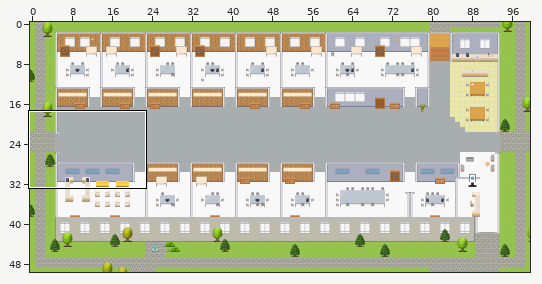
One commit to this Tiled map (JSON): maps/PH-Customer-Engagement-Platform-Data-Privacy-Management.tmj. The first picture is a wide view before the edit; the outline marks the close-up.
Close-up. Before the edit:
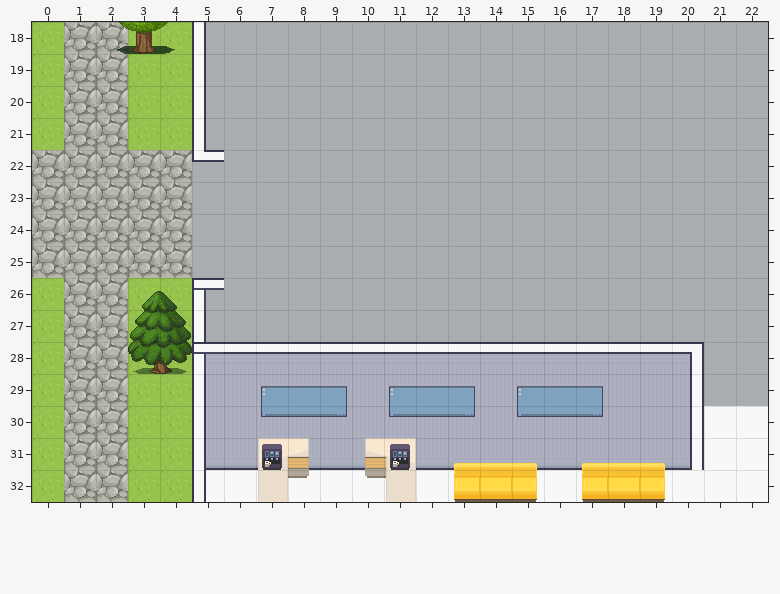
Cells are 32x32 px. Shown: x 0..22, y 18..32. The commit also changed other parts of the map, which this record leaves out.
The result:
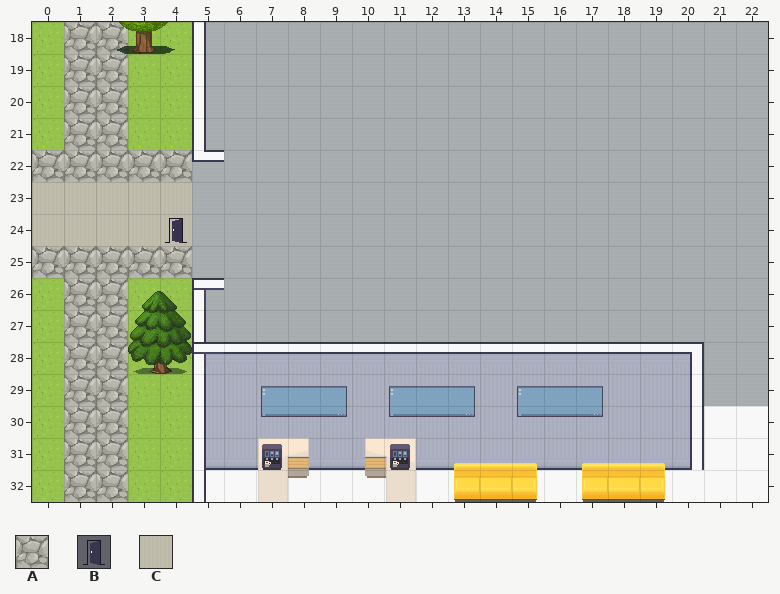
Key: from "Exterior": A 638; from "User_Zones": B 65; from "room2": C 328.
_ is an empty cell.
Tiles replaced or removed in this view: A.
Diff:
Changed rows in their new state; . is an unchanged cell.
Layer "outside":
first column x 0:
23 CCCCC
24 CCCCC
Layer "tech":
first column x 4:
24 B
Where, in picture pixels (left, top, right, bottom), the same in both close-ups:
changed: (32, 182, 192, 246)
